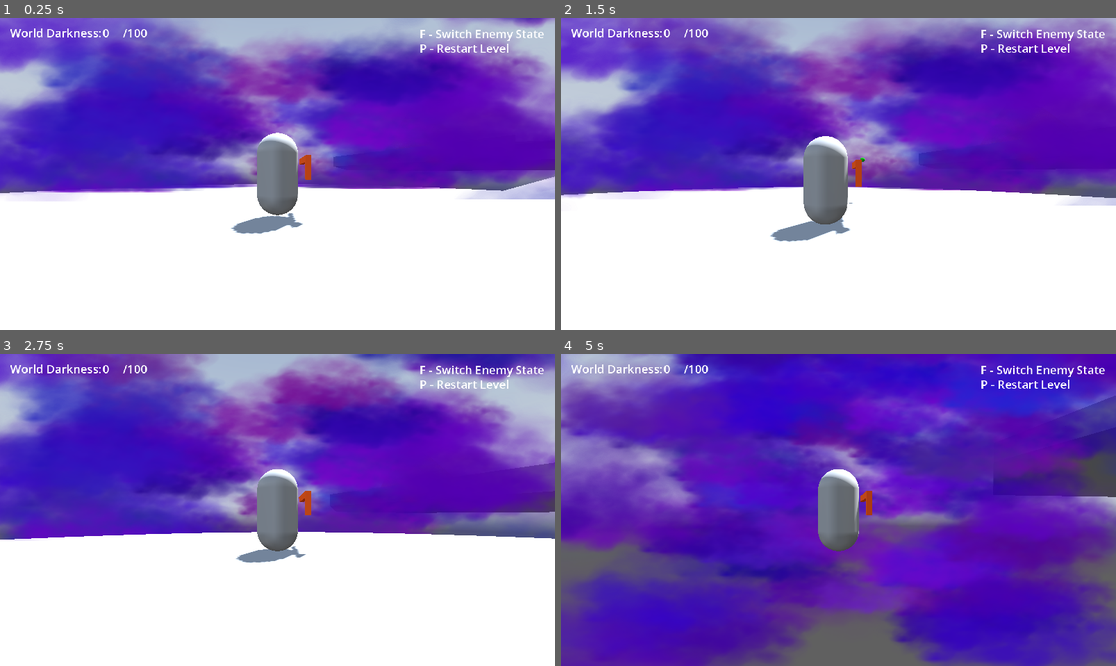
Above: before the commit, frames 1-4 (two rows, left to right).
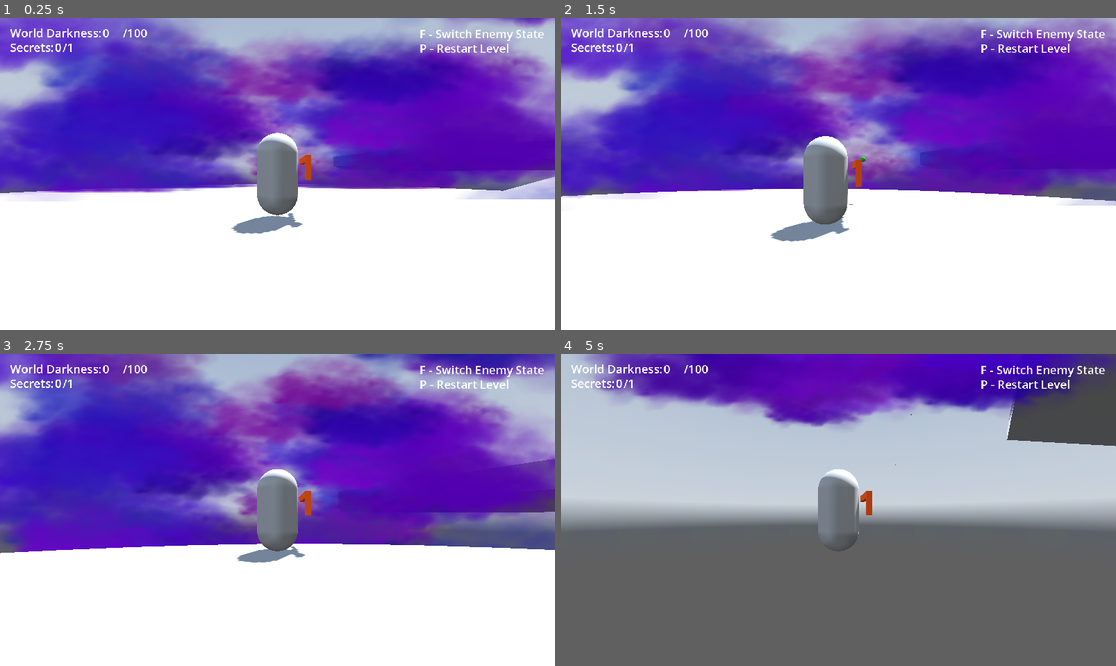
Above: after the commit, the same moments.

Repository: SoulPixelIV/space-egypt
Game: Godot game, scene res://Scenes/world.tscn
The game is run twice, just before and just after one commit, with the same random seed, the same clock (stepped at 60 frames per second) and the same inputs. A sky picture missing from this copy of the repository is replaced by a grey-blue gradient.
Inputs (mouse positions are in pixels of both pictures, inside the frame that each line leads up to):
- Up to frame 1 (0.25 s): no input
- Up to frame 2 (1.5 s): tap Enter (ui_accept) at 0.5, 0.77 s; move the mouse to (866, 174) at 0.52 s; hold Right mouse button (aim) 0.53-1.28 s; hold W (ui_up) from 0.53 s (still down); move the mouse to (810, 174) at 1.27 s; click (810, 174) at 1.35 s
- Up to frame 3 (2.75 s): keep holding W (ui_up); tap Enter (ui_accept) at 1.52 s; move the mouse to (288, 503) at 2.02 s; tap F (toggle_state) at 2.1 s
- Up to frame 4 (5 s): keep holding W (ui_up); move the mouse to (832, 516) at 2.77 s; right-click (832, 516) at 2.85 s; tap Enter (ui_accept) at 3.02, 3.77, 4.52 s; move the mouse to (877, 513) at 3.52 s; click (877, 513) at 3.6 s; move the mouse to (794, 506) at 4.27 s; tap F (toggle_state) at 4.35 s

The runs differ from the first frame. In frame 1, 0.1% of the frame differs, in the area x 1-13%, y 8-11%; in frame 2, 0.8%; in frame 3, 3.9%; in frame 4, 89%, in the area x 0-100%, y 0-100%.

Commit message:
Worked on secret UI counter

Diff:
--- a/Scenes/world.tscn
+++ b/Scenes/world.tscn
@@ -11,6 +11,7 @@
 [ext_resource type="Script" uid="uid://5dlmwuso7r64" path="res://Scripts/UI_Control.gd" id="9_5v1tr"]
 [ext_resource type="Texture2D" uid="uid://bib7762bs3xrr" path="res://Models/space-island_pyramid512.png" id="10_0fj1v"]
 [ext_resource type="Script" uid="uid://c8utj2xjuaqeh" path="res://Scripts/Darkness_Gate.gd" id="11_ikia7"]
+[ext_resource type="Script" uid="uid://bofn4tvijfnpi" path="res://Scripts/Secret.gd" id="12_7yui6"]
 
 [sub_resource type="PanoramaSkyMaterial" id="PanoramaSkyMaterial_5v1tr"]
 panorama = ExtResource("2_k7acu")
@@ -198,6 +199,17 @@
 
 [sub_resource type="BoxShape3D" id="BoxShape3D_7yui6"]
 
+[sub_resource type="StandardMaterial3D" id="StandardMaterial3D_ikia7"]
+albedo_color = Color(0.15686275, 1, 1, 1)
+emission_enabled = true
+emission = Color(1, 1, 1, 1)
+emission_energy_multiplier = 0.32
+
+[sub_resource type="SphereMesh" id="SphereMesh_7yui6"]
+material = SubResource("StandardMaterial3D_ikia7")
+
+[sub_resource type="SphereShape3D" id="SphereShape3D_c5t2i"]
+
 [node name="World" type="Node3D" unique_id=263138717]
 
 [node name="UI" type="Control" parent="." unique_id=2010694374]
@@ -296,6 +308,33 @@
 text = "Press \"P\" to restart Level"
 horizontal_alignment = 1
 
+[node name="Secret" type="Label" parent="UI" unique_id=2147414597]
+layout_mode = 0
+offset_left = 21.0
+offset_top = 44.0
+offset_right = 230.0
+offset_bottom = 78.0
+theme_override_font_sizes/font_size = 24
+text = "Secrets:"
+
+[node name="SecretLevel" type="Label" parent="UI" unique_id=1306528989]
+layout_mode = 0
+offset_left = 114.0
+offset_top = 44.0
+offset_right = 155.0
+offset_bottom = 78.0
+theme_override_font_sizes/font_size = 24
+text = "0"
+
+[node name="SecretLevelMax" type="Label" parent="UI" unique_id=986311785]
+layout_mode = 0
+offset_left = 130.0
+offset_top = 44.0
+offset_right = 171.0
+offset_bottom = 78.0
+theme_override_font_sizes/font_size = 24
+text = "/1"
+
 [node name="GameManager" type="Node" parent="." unique_id=1836719148]
 script = ExtResource("1_5a7ea")
 
@@ -507,5 +546,24 @@
 transform = Transform3D(-0.0074694157, 0, 0.9999723, 0, 1, 0, -0.9999723, 0, -0.0074703544, -0.69615173, 0, -0.008267403)
 text = "Darkness < 50"
 
+[node name="MeshInstance3D4" type="MeshInstance3D" parent="Main" unique_id=984274475]
+transform = Transform3D(-1.1591779, 0, 5.330045, 0, 4.1248884, 0, 0.6759039, 0, 9.141049, 57.678654, 6.113059, -101.89998)
+mesh = SubResource("BoxMesh_5v1tr")
+
+[node name="Secret" type="MeshInstance3D" parent="Main" unique_id=919975734]
+transform = Transform3D(2, 0, 0, 0, 2, 0, 0, 0, 2, 54.82568, 7.4025145, -100.58356)
+mesh = SubResource("SphereMesh_7yui6")
+
+[node name="Area3D" type="Area3D" parent="Main/Secret" unique_id=769839522]
+script = ExtResource("12_7yui6")
+
+[node name="CollisionShape3D" type="CollisionShape3D" parent="Main/Secret/Area3D" unique_id=1046054482]
+shape = SubResource("SphereShape3D_c5t2i")
+
+[node name="Label3D" type="Label3D" parent="Main/Secret" unique_id=1446188854]
+transform = Transform3D(0.54724187, 0, -0.8369745, 0, 1, 0, 0.8369745, 0, 0.54724187, 0, 0.7890353, 0)
+modulate = Color(0, 0.8135975, 0.81359726, 1)
+text = "SECRET"
+
 [connection signal="body_entered" from="Enemy/AreaOfSight" to="Enemy" method="_on_area_of_sight_body_entered"]
 [connection signal="body_exited" from="Enemy/AreaOfSight" to="Enemy" method="_on_area_of_sight_body_exited"]
--- a/Scripts/Globals.gd
+++ b/Scripts/Globals.gd
@@ -1,3 +1,4 @@
 extends Node
 
 var darkness_level = 100
+var secrets = 0
--- a/Scripts/Player_Movement.gd
+++ b/Scripts/Player_Movement.gd
@@ -1,6 +1,6 @@
 extends CharacterBody3D
 
-const SPEED = 5.0
+const SPEED = 7.2
 const JUMP_VELOCITY = 4.5
 
 var camera: Node3D
--- /dev/null
+++ b/Scripts/Secret.gd
@@ -0,0 +1,15 @@
+extends Area3D
+
+var collected := false
+
+func _ready() -> void:
+	body_entered.connect(_on_body_entered)
+
+func _on_body_entered(body: Node3D) -> void:
+	if collected:
+		return
+
+	if body.is_in_group("Player"):
+		collected = true
+		Globals.secrets += 1
+		queue_free()
Not shown, added: Scripts/Secret.gd.uid
